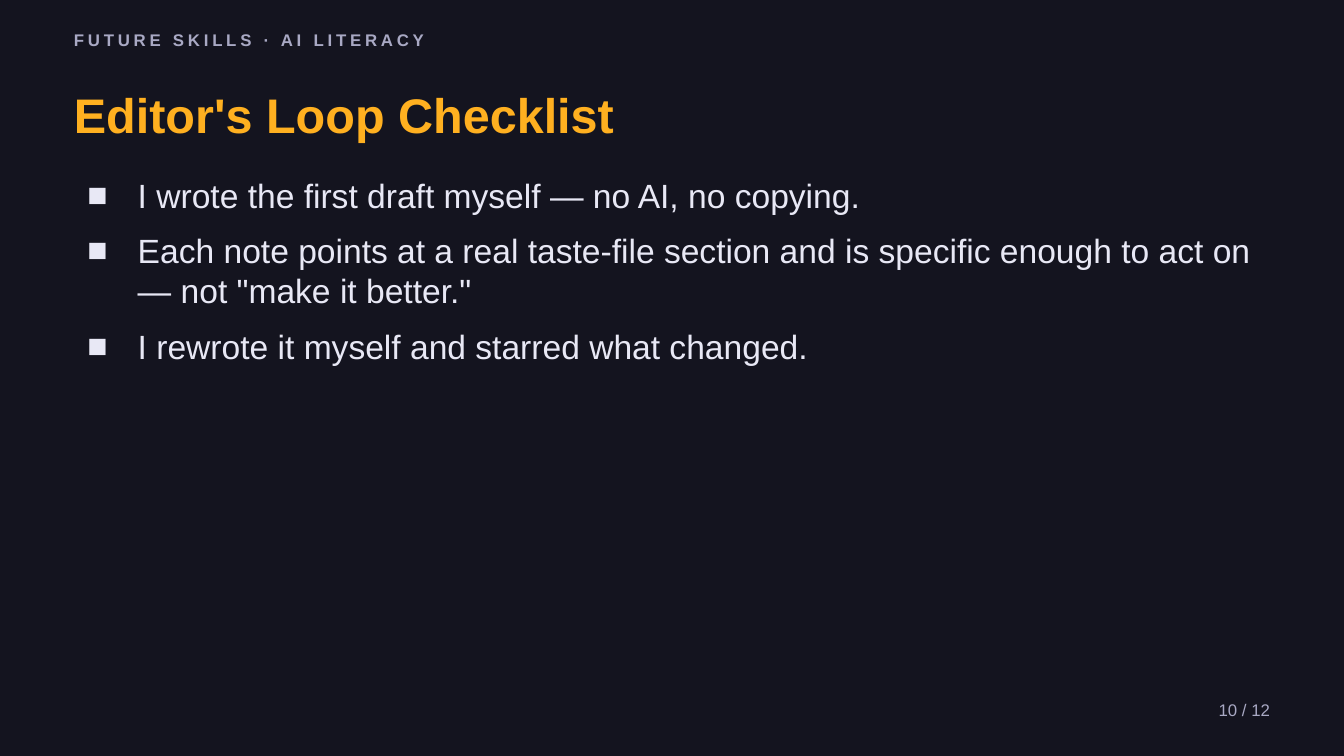
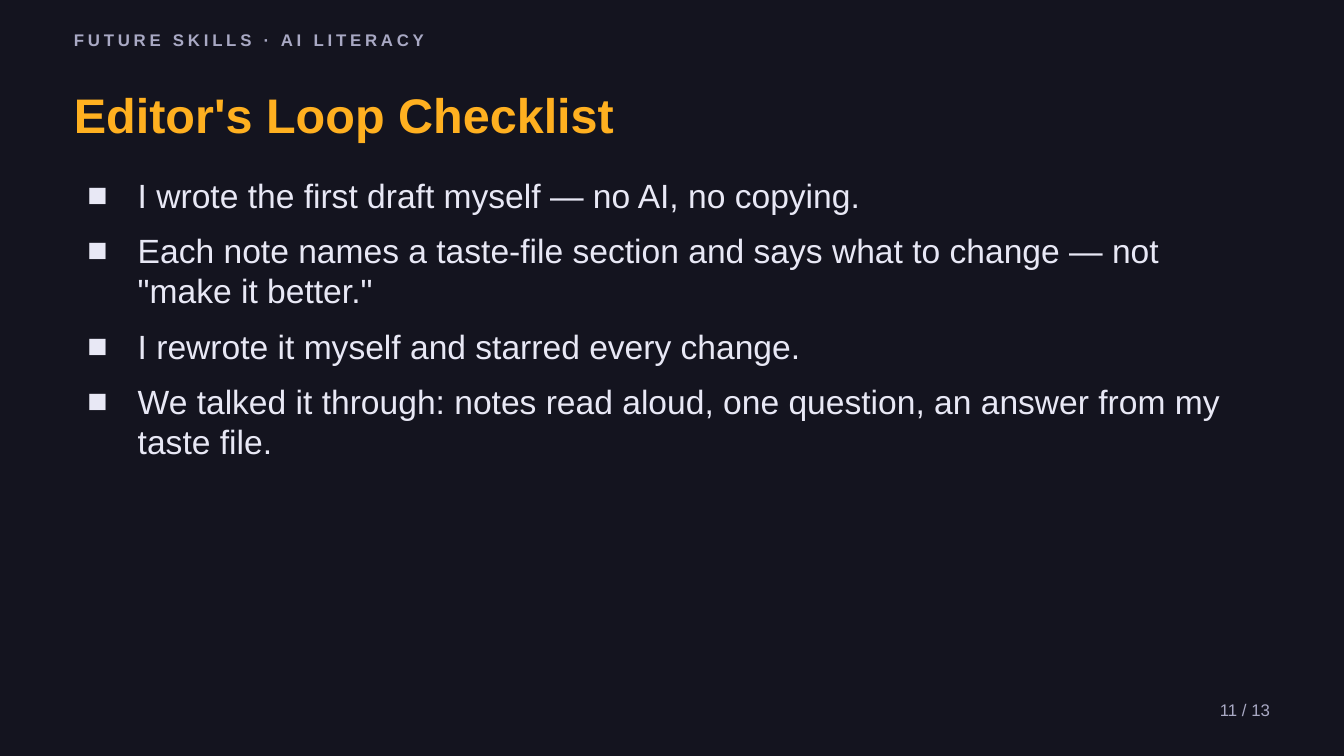
Before and after one commit to phiunit/tptphi, a slide deck: slide 11 of products/ai-taste-file/dist/Teach AI Your Taste - Slides.pptx (slide 10 before the commit). Drawn at 1344x756 pixels with LibreOffice and Linux fonts; fonts in the diff are those of the drawing. Boxes give left, top, right and bottom in pixels: in the first picture for what was removed or moved away, otherwise in the second. Text is boxed around its words. In the diff, an @@ line names an element or a change of style, - is before the commit and + after.

```diff
--- a/products/ai-taste-file/dist/Teach AI Your Taste - Slides.pptx
+++ b/products/ai-taste-file/dist/Teach AI Your Taste - Slides.pptx
@@ text at (x1=138, y1=238, x2=1220, y2=455): text changed @@
-■ Each note points at a real taste-file section and is specific enough to act on — not "make it better."
-■ I rewrote it myself and starred what changed.
+■ Each note names a taste-file section and says what to change — not "make it better."
+■ I rewrote it myself and starred every change.
+■ We talked it through: notes read aloud, one question, an answer from my taste file.
@@ text at (x1=1220, y1=704, x2=1270, y2=716): text changed @@
-10 / 12
+11 / 13
```
Also in this commit, not shown: 11 other slides changed, 1 slide added, 34 other files.
